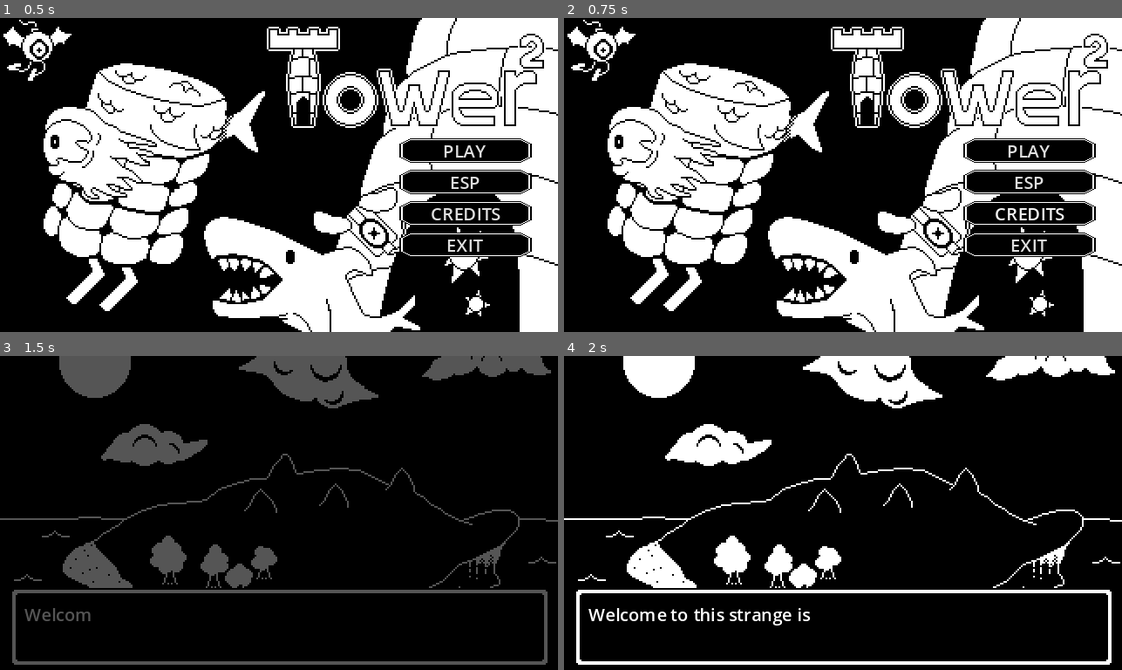
Above: before the commit, frames 1-4 (two rows, left to right).
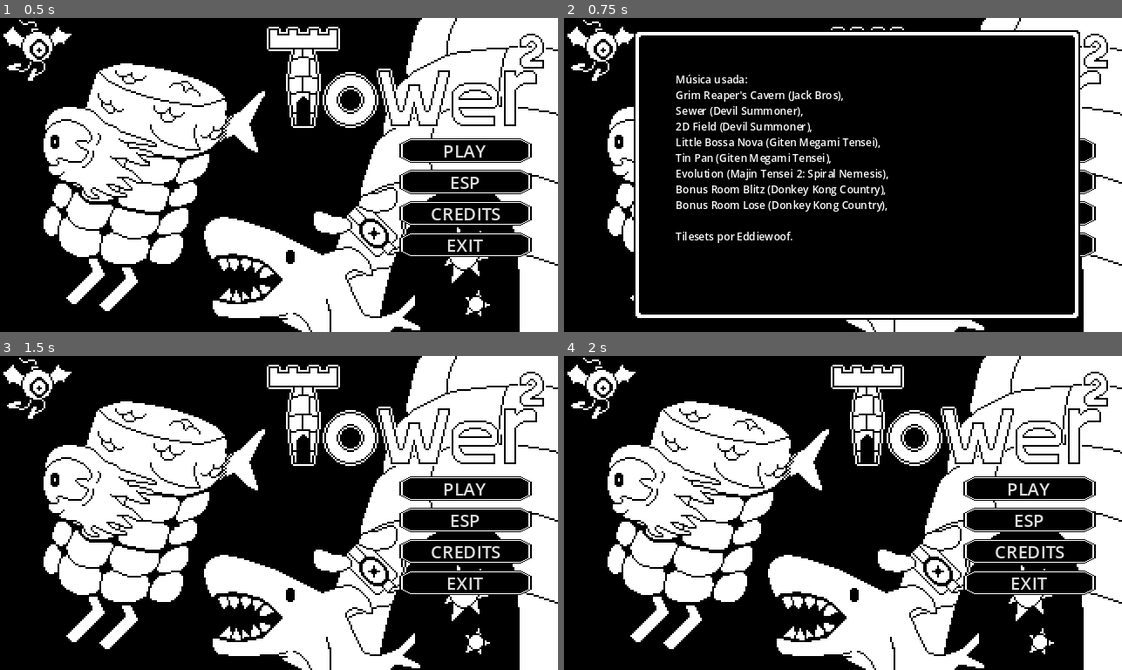
Above: after the commit, the same moments.

Repository: EricElMagenta/TowerSquared
Game: Godot game, scene res://ui/main_menu/main_menu.tscn
The game is run twice, just before and just after one commit, with the same random seed, the same clock (stepped at 60 frames per second) and the same inputs.
Inputs:
- Up to frame 1 (0.5 s): no input
- Up to frame 2 (0.75 s): click "CREDITS" at 0.5 s
- Up to frame 3 (1.5 s): click "PLAY" at 1.25 s
- Up to frame 4 (2 s): no input

Frame 1 is identical in both runs. In frame 2, 36% of the frame differs, in the area x 12-93%, y 3-97%; in frame 3, 50%, in the area x 0-100%, y 0-100%; in frame 4, 44%.

Commit message:
Agregada música al menú

Diff:
--- a/cutscenes/tutorial_tower/tutorial_intro_cutscene.gd
+++ b/cutscenes/tutorial_tower/tutorial_intro_cutscene.gd
@@ -4,6 +4,7 @@
 
 func play_sound():
 	GameManager.sharked_player = false
+	AudioManager.music.stop()
 	sfx.play()
 
 func go_next_scene():
--- a/entities/enemies/enemy_dynamite.gd
+++ b/entities/enemies/enemy_dynamite.gd
@@ -40,6 +40,7 @@
 
 func get_destroyed():
 	speed = 0
+	set_collision_layer_value(3, false)
 	hitbox.set_collision_mask_value(2, false)
 	hitbox.set_collision_mask_value(5, false)
 	animated_sprite_2d.play("explode")
--- a/entities/enemies/enemy_flying_bomb.gd
+++ b/entities/enemies/enemy_flying_bomb.gd
@@ -64,6 +64,7 @@
 
 func get_destroyed():
 	speed = 0
+	set_collision_layer_value(3, false)
 	hitbox.set_collision_mask_value(2, false)
 	AudioManager.play_explosion()
 	animated_sprite_2d.play("explode")
--- a/entities/enemies/enemy_shark.gd
+++ b/entities/enemies/enemy_shark.gd
@@ -86,6 +86,7 @@
 
 func get_destroyed():
 	ded = true
+	set_collision_layer_value(3, false)
 	hitbox.set_collision_mask_value(2, false)
 	hitbox.set_collision_mask_value(5, false)
 	animated_sprite_2d.play("explode")
--- a/entities/npcs/jukebox.gd
+++ b/entities/npcs/jukebox.gd
@@ -1,5 +1,5 @@
 extends Area2D
-var songs = ["secret_level", "tutorial_tower", "floor_plaza", "sea_tower", "world_map", "techno_tower"]
+var songs = ["secret_level", "tutorial_tower", "floor_plaza", "sea_tower", "world_map", "techno_tower", "menu"]
 
 func _ready():
     if !AudioManager.music.playing || AudioManager.current_music.to_lower() != "tutorial_tower": AudioManager.change_song(songs[AudioManager.music_index])
--- a/entities/player/floors/player_propeller_floor.gd
+++ b/entities/player/floors/player_propeller_floor.gd
@@ -12,6 +12,7 @@
 
 func release_propeller():
 	$AnimatedSprite2D.play("idle")
+	AudioManager.play_explosion()
 	player.remote_transform_2d.set_update_position(true)
 
 # ACTIVA EL PROPULSOR (MIENTRAS MÁS SE CARGA, MÁS RÁPIDO AL SOLTAR)
--- a/entities/player/player_resources/player_input_actions.gd
+++ b/entities/player/player_resources/player_input_actions.gd
@@ -12,3 +12,4 @@
 @export var shoot 			: StringName = "shoot"
 @export var action			: StringName = "action"
 @export var stop_action		: StringName = "stop_action"
+@export var talk		: StringName = "talk"
--- a/entities/player/player_world_icon.gd
+++ b/entities/player/player_world_icon.gd
@@ -6,6 +6,7 @@
 # NODOS
 @onready var animated_sprite_2d = $AnimatedSprite2D
 @onready var zone_detect = $ZoneDetect
+@onready var talk_prompt = $TalkPrompt
 
 # VARIABLES
 const SPEED = 100
@@ -13,6 +14,7 @@
 
 ##################################### FUNCIONES PRINCIPALES ###############################
 func _ready():
+	talk_prompt.visible = false
 	animated_sprite_2d.play("idle")
 	if GameManager.sharked_player: animated_sprite_2d.offset.y -= SHARK_SPRITE_OFFSET
 	position = GameManager.player_map_position
@@ -59,7 +61,7 @@
 
 func detect_zone():
 	for area in zone_detect.get_overlapping_areas():
-		if Input.is_action_just_pressed(actions.action):
+		if Input.is_action_just_pressed(actions.talk):
 			if area.has_method("toogle_level_selector") && GameManager.is_level_selectable(area.name.to_lower(), (area.name.erase(len(area.name)-5, len(area.name))+"_1").to_lower()):
 				area.toogle_level_selector()
 				GameManager.player_map_position = area.position + Vector2(0, 30)
@@ -68,8 +70,18 @@
 				area.go_to_next_zone()
 				GameManager.player_map_position = area.position + Vector2(0, 30)
 
-			else: print(" no está disponible por ahora")
+			else:
+				AudioManager.play_inavlid_action()
+				$NotAvailablePanel.visible = true
+				await get_tree().create_timer(1).timeout
+				$NotAvailablePanel.visible = false
 
 func _on_zone_detect_area_entered(area):
 	if area is Area2D:
+		talk_prompt.visible = true
 		AudioManager.play_map_zone_notification()
+
+
+func _on_zone_detect_area_exited(area:Area2D):
+	if area is Area2D:
+		talk_prompt.visible = false
--- a/entities/player/player_world_icon.tscn
+++ b/entities/player/player_world_icon.tscn
@@ -9,6 +9,7 @@
 [ext_resource type="Texture2D" uid="uid://dh1lfbjk5d2d1" path="res://assets/player/player-world-icon-sheet12.png" id="7_c3n3h"]
 [ext_resource type="Texture2D" uid="uid://db118toec87su" path="res://assets/player/player-world-icon-sheet9.png" id="8_5xon1"]
 [ext_resource type="Texture2D" uid="uid://dkd2de12c3h5l" path="res://assets/player/player-world-icon-sheet10.png" id="9_lwty5"]
+[ext_resource type="PackedScene" uid="uid://cg73ce71qhivk" path="res://ui/text_box/talk_prompt.tscn" id="10_4ilo0"]
 
 [sub_resource type="RectangleShape2D" id="RectangleShape2D_qylon"]
 size = Vector2(16, 6)
@@ -131,4 +132,22 @@
 shape = SubResource("RectangleShape2D_rfgfd")
 debug_color = Color(0.800593, 0.313805, 0.095456, 0.42)
 
+[node name="TalkPrompt" parent="." instance=ExtResource("10_4ilo0")]
+offset_top = -24.0
+offset_bottom = -24.0
+
+[node name="NotAvailablePanel" type="PanelContainer" parent="."]
+visible = false
+offset_left = -96.0
+offset_top = -40.0
+offset_right = 16.0
+offset_bottom = 22.0
+
+[node name="RichTextLabel" type="Label" parent="NotAvailablePanel"]
+layout_mode = 2
+theme_override_font_sizes/font_size = 10
+text = "not_available"
+horizontal_alignment = 1
+
 [connection signal="area_entered" from="ZoneDetect" to="." method="_on_zone_detect_area_entered"]
+[connection signal="area_exited" from="ZoneDetect" to="." method="_on_zone_detect_area_exited"]
--- a/project.godot
+++ b/project.godot
@@ -54,18 +54,14 @@
 }
 up={
 "deadzone": 0.5,
-"events": [Object(InputEventKey,"resource_local_to_scene":fa …(140 unchanged characters)… d":false,"keycode":0,"physical_keycode":87,"key_label":0,"unicode":119,"location":0,"echo":false,"script":null)
-, Object(InputEventKey,"resource_local_to_scene":false,"reso …(131 unchanged characters)… d":false,"keycode":0,"physical_keycode":4194320,"key_label":0,"unicode":0,"location":0,"echo":false,"script":null)
-, Object(InputEventJoypadMotion,"resource_local_to_scene":false,"resource_name":"","device":-1,"axis":1,"axis_value":-1.0,"script":null)
-, Object(InputEventJoypadButton,"resource_local_to_scene":false,"resource_name":"","device":-1,"button_index":11,"pressure":0.0,"pressed":false,"script":null)
+"events": [Object(InputEventKey,"resource_local_to_scene":fa …(140 unchanged characters)… d":false,"keycode":0,"physical_keycode":4194320,"key_label":0,"unicode":0,"location":0,"echo":false,"script":null)
+, Object(InputEventKey,"resource_local_to_scene":false,"reso …(131 unchanged characters)… d":false,"keycode":0,"physical_keycode":87,"key_label":0,"unicode":119,"location":0,"echo":false,"script":null)
 ]
 }
 down={
 "deadzone": 0.5,
 "events": [Object(InputEventKey,"resource_local_to_scene":false,"resource_name":"","device":-1,"window_id":0,"alt_press …(192 unchanged characters)…
 , Object(InputEventKey,"resource_local_to_scene":false,"resource_name":"","device":-1,"window_id":0,"alt_pressed":false …(186 unchanged characters)…
-, Object(InputEventJoypadMotion,"resource_local_to_scene":false,"resource_name":"","device":-1,"axis":1,"axis_value":1.0,"script":null)
-, Object(InputEventJoypadButton,"resource_local_to_scene":false,"resource_name":"","device":-1,"button_index":12,"pressure":0.0,"pressed":false,"script":null)
 ]
 }
 right={
@@ -92,14 +88,14 @@
 }
 swap_up={
 "deadzone": 0.5,
-"events": [Object(InputEventKey,"resource_local_to_scene":false,"resource_name":"","device":0,"window_id":0,"alt_pressed":false,"shift_pressed":false,"ctrl_pressed":false,"meta_pressed":false,"pressed":false,"keycode":0,"physical_keycode":69,"key_label":0,"unicode":0,"location":0,"echo":false,"script":null)
-, Object(InputEventJoypadButton,"resource_local_to_scene":false,"resource_name":"","device":-1,"button_index":10,"pressure":0.0,"pressed":false,"script":null)
+"events": [Object(InputEventJoypadButton,"resource_local_to_scene":false,"resource_name":"","device":-1,"button_index":10,"pressure":0.0,"pressed":false,"script":null)
+, Object(InputEventKey,"resource_local_to_scene":false,"resource_name":"","device":-1,"window_id":0,"alt_pressed":false,"shift_pressed":false,"ctrl_pressed":false,"meta_pressed":false,"pressed":false,"keycode":0,"physical_keycode":87,"key_label":0,"unicode":119,"location":0,"echo":false,"script":null)
 ]
 }
 swap_down={
 "deadzone": 0.5,
-"events": [Object(InputEventKey,"resource_local_to_scene":false,"resource_name":"","device":0,"window_id":0,"alt_pressed":false,"shift_pressed":false,"ctrl_pressed":false,"meta_pressed":false,"pressed":false,"keycode":0,"physical_keycode":81,"key_label":0,"unicode":0,"location":0,"echo":false,"script":null)
-, Object(InputEventJoypadButton,"resource_local_to_scene":false,"resource_name":"","device":-1,"button_index":9,"pressure":0.0,"pressed":false,"script":null)
+"events": [Object(InputEventJoypadButton,"resource_local_to_scene":false,"resource_name":"","device":-1,"button_index":9,"pressure":0.0,"pressed":false,"script":null)
+, Object(InputEventKey,"resource_local_to_scene":false,"resource_name":"","device":-1,"window_id":0,"alt_pressed":false,"shift_pressed":false,"ctrl_pressed":false,"meta_pressed":false,"pressed":false,"keycode":0,"physical_keycode":83,"key_label":0,"unicode":115,"location":0,"echo":false,"script":null)
 ]
 }
 shoot={
@@ -144,6 +140,11 @@
 , Object(InputEventJoypadButton,"resource_local_to_scene":false,"resource_name":"","device":-1,"button_index":4,"pressure":0.0,"pressed":false,"script":null)
 ]
 }
+talk={
+"deadzone": 0.5,
+"events": [Object(InputEventKey,"resource_local_to_scene":false,"resource_name":"","device":-1,"window_id":0,"alt_pressed":false,"shift_pressed":false,"ctrl_pressed":false,"meta_pressed":false,"pressed":false,"keycode":0,"physical_keycode":69,"key_label":0,"unicode":101,"location":0,"echo":false,"script":null)
+]
+}
 
 [internationalization]
 
--- a/sample.csv
+++ b/sample.csv
@@ -67,11 +67,11 @@
 demifloor_greet,I'm looking for the horned beast.,Busco a la bestia con cuernos.
 lucifloor_greet,Why does that floor want to hit me?,¿Por qué ese piso quiere golpearme?
 bart_floor_greet,I don't talk to losers.,No hablo con perdedores.
-floormon_greet,Hi. I'm Floormon.,Hola. Me llamo Pisomon.
-curious_floor_greet,What kind of floor is this?,¿Qué piso es este?
+floormon_greet,Hi. I'm Floormon.,Hola. Soy Pisomon.
+curious_floor_greet,What kind of floor is this?,¿Qué clase de piso es este?
 swing_floor_greet,Don't push me. I'll get dizzy.,No me empujes que me mareo.
 funky_floor_greet,Hey dude! Show those towers who is the boss!,¡Hola amigo! ¡Muéstrale a esas torres quién es el jefe!
-caveman_floor_greet,Me like place.,Yo gustar aquí.
+caveman_floor_greet,Me like place.,Yo gustar lugar.
 guard_floor_greet,Go away! Nothing to see here.,¡Lárgate! No hay nada que ver aquí.
 guard_floor_scared_greet,Nobody told me what to do in cases like this!,¡Nadie me dijo qué hacer en casos como este!
 bartender_floor_greet,I heard the guard is afraid of sharks.,Escuché que el guardia le tiene terror a los tiburones.
@@ -85,3 +85,6 @@
 select_techno,Techno Tower,Torre Tecno
 select_exit,Exit,Salir
 not_available,Not available in demo.,No disponible en la demo.
+,,
+#MAPA,,
+not_available,Not available in demo.,No disponible en la demo.
--- a/singleton/AudioManager.tscn
+++ b/singleton/AudioManager.tscn
@@ -112,6 +112,6 @@
 
 [node name="Music" type="AudioStreamPlayer" parent="."]
 process_mode = 3
-volume_db = -10.0
+volume_db = -15.0
 autoplay = true
 bus = &"Music"
--- a/states/air_jump.gd
+++ b/states/air_jump.gd
@@ -24,8 +24,8 @@
 
 	###################### HABILIDADES ################################
 	# SWAP DE PISOS
-	if Input.is_action_just_pressed(parent.actions.swap_up): parent.swap_floors("up")
-	if Input.is_action_just_pressed(parent.actions.swap_down): parent.swap_floors("down")
+	if Input.is_action_just_pressed(parent.actions.swap_up) && parent.floor_manager.get_total_floors() > 1: parent.swap_floors("up")
+	if Input.is_action_just_pressed(parent.actions.swap_down) && parent.floor_manager.get_total_floors() > 1: parent.swap_floors("down")
 
 	# DISPARA AL HACER CLICK SI TIENE OJOS
 	if parent.get_floor_count("eye_floor") && Input.is_action_just_pressed(parent.actions.shoot): parent.shoot_fireball.emit()
--- a/states/fall.gd
+++ b/states/fall.gd
@@ -20,8 +20,8 @@
 
 	###################### HABILIDADES ################################
 	# SWAP DE PISOS
-	if Input.is_action_just_pressed(parent.actions.swap_up): parent.swap_floors("up")
-	if Input.is_action_just_pressed(parent.actions.swap_down): parent.swap_floors("down")
+	if Input.is_action_just_pressed(parent.actions.swap_up) && parent.floor_manager.get_total_floors() > 1: parent.swap_floors("up")
+	if Input.is_action_just_pressed(parent.actions.swap_down) && parent.floor_manager.get_total_floors() > 1: parent.swap_floors("down")
 
 	# DISPARA AL HACER CLICK SI TIENE OJOS
 	if parent.get_floor_count("eye_floor") && Input.is_action_just_pressed(parent.actions.shoot): parent.shoot_fireball.emit()
--- a/states/idle.gd
+++ b/states/idle.gd
@@ -28,8 +28,8 @@
 
 	###################### HABILIDADES ################################
 	# SWAP DE PISOS
-	if Input.is_action_just_pressed(parent.actions.swap_up): parent.swap_floors("up")
-	if Input.is_action_just_pressed(parent.actions.swap_down): parent.swap_floors("down")
+	if Input.is_action_just_pressed(parent.actions.swap_up) && parent.floor_manager.get_total_floors() > 1: parent.swap_floors("up")
+	if Input.is_action_just_pressed(parent.actions.swap_down) && parent.floor_manager.get_total_floors() > 1: parent.swap_floors("down")
 
 	# DISPARA AL HACER CLICK SI TIENE OJOS
 	if parent.get_floor_count("eye_floor") && Input.is_action_just_pressed(parent.actions.shoot): parent.shoot_fireball.emit()
@@ -59,24 +59,24 @@
 				parent.talk_prompt.visible = true
 
 				# Habla con el NPC si se oprime el botón
-				if Input.is_action_just_pressed(parent.actions.up):
+				if Input.is_action_just_pressed(parent.actions.talk):
 					area.talk_to_player()
 					state_transition.emit(self, "Talking")
 					parent.talking_to = area
 
 			if area.has_method("change_music"):
 				parent.talk_prompt.visible = true
-				if Input.is_action_just_pressed(parent.actions.up):
+				if Input.is_action_just_pressed(parent.actions.talk):
 					area.change_music()
 
 			if area.name.to_lower() == "door":
 				parent.talk_prompt.visible = true
-				if Input.is_action_just_pressed(parent.actions.up):
+				if Input.is_action_just_pressed(parent.actions.talk):
 					parent.enter_door.emit()
 
 			if GameManager.scared_guard && area.name.to_lower() == "secretdoor":
 				parent.talk_prompt.visible = true
-				if Input.is_action_just_pressed(parent.actions.up):
+				if Input.is_action_just_pressed(parent.actions.talk):
 					parent.enter_secret_door.emit()
 
 
--- a/states/jump.gd
+++ b/states/jump.gd
@@ -23,8 +23,8 @@
 
 	###################### HABILIDADES ################################
 	# SWAP DE PISOS
-	if Input.is_action_just_pressed(parent.actions.swap_up): parent.swap_floors("up")
-	if Input.is_action_just_pressed(parent.actions.swap_down): parent.swap_floors("down")
+	if Input.is_action_just_pressed(parent.actions.swap_up) && parent.floor_manager.get_total_floors() > 1: parent.swap_floors("up")
+	if Input.is_action_just_pressed(parent.actions.swap_down) && parent.floor_manager.get_total_floors() > 1: parent.swap_floors("down")
 
 	# DISPARA AL HACER CLICK SI TIENE OJOS
 	if parent.get_floor_count("eye_floor") && Input.is_action_just_pressed(parent.actions.shoot): parent.shoot_fireball.emit()
--- a/states/sharked_idle.gd
+++ b/states/sharked_idle.gd
@@ -29,19 +29,19 @@
                 parent.talk_prompt.visible = true
 
                 # Habla con el NPC si se oprime el botón
-                if Input.is_action_just_pressed(parent.actions.up):
+                if Input.is_action_just_pressed(parent.actions.talk):
                     area.talk_to_player()
                     state_transition.emit(self, "SharkedTalk")
                     parent.talking_to = area
 
             if area.name.to_lower() == "door":
                 parent.talk_prompt.visible = true
-                if Input.is_action_just_pressed(parent.actions.up):
+                if Input.is_action_just_pressed(parent.actions.talk):
                     parent.enter_door.emit()
 
             if GameManager.scared_guard && area.name.to_lower() == "secretdoor":
                 parent.talk_prompt.visible = true
-                if Input.is_action_just_pressed(parent.actions.up):
+                if Input.is_action_just_pressed(parent.actions.talk):
                     parent.enter_secret_door.emit()
 
 func Exit():
--- a/states/swim_idle.gd
+++ b/states/swim_idle.gd
@@ -31,8 +31,8 @@
 
 	###################### HABILIDADES ################################
 	# SWAP DE PISOS
-	if Input.is_action_just_pressed(parent.actions.swap_up): parent.swap_floors("up")
-	if Input.is_action_just_pressed(parent.actions.swap_down): parent.swap_floors("down")
+	if Input.is_action_just_pressed(parent.actions.swap_up) && parent.floor_manager.get_total_floors() > 1: parent.swap_floors("up")
+	if Input.is_action_just_pressed(parent.actions.swap_down) && parent.floor_manager.get_total_floors() > 1: parent.swap_floors("down")
 
 	# DISPARA AL HACER CLICK SI TIENE OJOS
 	if parent.get_floor_count("eye_floor") && Input.is_action_just_pressed(parent.actions.shoot): parent.shoot_fireball.emit()
--- a/states/swim_move.gd
+++ b/states/swim_move.gd
@@ -31,8 +31,8 @@
 
 	###################### HABILIDADES ################################
 	# SWAP DE PISOS
-	if Input.is_action_just_pressed(parent.actions.swap_up): parent.swap_floors("up")
-	if Input.is_action_just_pressed(parent.actions.swap_down): parent.swap_floors("down")
+	if Input.is_action_just_pressed(parent.actions.swap_up) && parent.floor_manager.get_total_floors() > 1: parent.swap_floors("up")
+	if Input.is_action_just_pressed(parent.actions.swap_down) && parent.floor_manager.get_total_floors() > 1: parent.swap_floors("down")
 
 	# DISPARA AL HACER CLICK SI TIENE OJOS
 	if parent.get_floor_count("eye_floor") && Input.is_action_just_pressed(parent.actions.shoot): parent.shoot_fireball.emit()
--- a/states/walk.gd
+++ b/states/walk.gd
@@ -28,8 +28,8 @@
 
 	###################### HABILIDADES ################################
 	# SWAP DE PISOS
-	if Input.is_action_just_pressed(parent.actions.swap_up): parent.swap_floors("up")
-	if Input.is_action_just_pressed(parent.actions.swap_down): parent.swap_floors("down")
+	if Input.is_action_just_pressed(parent.actions.swap_up) && parent.floor_manager.get_total_floors() > 1: parent.swap_floors("up")
+	if Input.is_action_just_pressed(parent.actions.swap_down) && parent.floor_manager.get_total_floors() > 1: parent.swap_floors("down")
 
 	# DISPARA AL HACER CLICK SI TIENE OJOS
 	if parent.get_floor_count("eye_floor") && Input.is_action_just_pressed(parent.actions.shoot): parent.shoot_fireball.emit()
--- a/ui/main_menu/main_menu.gd
+++ b/ui/main_menu/main_menu.gd
@@ -1,4 +1,10 @@
 extends Control
+
+@onready var credits_panel = $PanelContainer
+@onready var exit_credits_panel = $ExitCreditButtons
+
+func _ready():
+	if !AudioManager.music.playing || AudioManager.current_music.to_lower() != "menu": AudioManager.change_song("menu")
 
 func _on_play_btn_pressed():
 	AudioManager.play_dialogue_sound()
@@ -10,8 +16,15 @@
 	elif TranslationServer.get_locale() == "en": TranslationServer.set_locale("es")
 
 func _on_credits_btn_pressed():
+	exit_credits_panel.visible = true
+	credits_panel.visible = true
 	AudioManager.play_dialogue_sound()
 
 func _on_exit_btn_pressed():
 	AudioManager.play_dialogue_sound()
 	get_tree().quit()
+
+
+func _on_exit_credit_buttons_pressed():
+	exit_credits_panel.visible = false
+	credits_panel.visible = false
--- a/ui/main_menu/main_menu.tscn
+++ b/ui/main_menu/main_menu.tscn
@@ -1,8 +1,20 @@
-[gd_scene load_steps=4 format=3 uid="uid://cnapw4wt8avbd"]
+[gd_scene load_steps=10 format=3 uid="uid://cnapw4wt8avbd"]
 
 [ext_resource type="Theme" uid="uid://i8ek1ejvkff1" path="res://ui/theme_button.tres" id="1_2vbbu"]
 [ext_resource type="Script" path="res://ui/main_menu/main_menu.gd" id="1_dl7wy"]
 [ext_resource type="Texture2D" uid="uid://dukfogiyc2h55" path="res://assets/UI/main_screen.png" id="2_fqon0"]
+
+[sub_resource type="StyleBoxEmpty" id="StyleBoxEmpty_vayls"]
+
+[sub_resource type="StyleBoxEmpty" id="StyleBoxEmpty_q51nr"]
+
+[sub_resource type="StyleBoxEmpty" id="StyleBoxEmpty_2cp73"]
+
+[sub_resource type="StyleBoxEmpty" id="StyleBoxEmpty_mqgrj"]
+
+[sub_resource type="StyleBoxEmpty" id="StyleBoxEmpty_4k7d3"]
+
+[sub_resource type="StyleBoxEmpty" id="StyleBoxEmpty_1esf3"]
 
 [node name="Control" type="Control"]
 layout_mode = 3
@@ -74,7 +86,47 @@
 theme_override_font_sizes/font_size = 10
 text = "main_4"
 
+[node name="PanelContainer" type="PanelContainer" parent="."]
+visible = false
+layout_mode = 0
+offset_left = 40.0
+offset_top = 7.0
+offset_right = 296.0
+offset_bottom = 173.0
+
+[node name="RichTextLabel" type="RichTextLabel" parent="PanelContainer"]
+layout_mode = 2
+theme_override_font_sizes/normal_font_size = 6
+text = "Música usada:
+Grim Reaper's Cavern (Jack Bros),
+Sewer (Devil Summoner),
+2D Field (Devil Summoner),
+Little Bossa Nova (Giten Megami Tensei),
+Tin Pan (Giten Megami Tensei),
+Evolution (Majin Tensei 2: Spiral Nemesis),
+Bonus Room Blitz (Donkey Kong Country),
+Bonus Room Lose (Donkey Kong Country),
+
+Tilesets por Eddiewoof."
+scroll_active = false
+
+[node name="ExitCreditButtons" type="Button" parent="."]
+visible = false
+custom_minimum_size = Vector2(180, 90)
+layout_mode = 2
+offset_left = -1.0
+offset_top = -1.0
+offset_right = 321.0
+offset_bottom = 181.0
+theme_override_styles/focus = SubResource("StyleBoxEmpty_vayls")
+theme_override_styles/disabled = SubResource("StyleBoxEmpty_q51nr")
+theme_override_styles/hover_pressed = SubResource("StyleBoxEmpty_2cp73")
+theme_override_styles/hover = SubResource("StyleBoxEmpty_mqgrj")
+theme_override_styles/pressed = SubResource("StyleBoxEmpty_4k7d3")
+theme_override_styles/normal = SubResource("StyleBoxEmpty_1esf3")
+
 [connection signal="pressed" from="MarginContainer/VBoxContainer/PanelContainerPlay/PlayBtn" to="." method="_on_play_btn_pressed"]
 [connection signal="pressed" from="MarginContainer/VBoxContainer/PanelContainerLang/LangBtn" to="." method="_on_lang_btn_pressed"]
 [connection signal="pressed" from="MarginContainer/VBoxContainer/PanelContainerCredits/CreditsBtn" to="." method="_on_credits_btn_pressed"]
 [connection signal="pressed" from="MarginContainer/VBoxContainer/PanelContainerExot/ExitBtn" to="." method="_on_exit_btn_pressed"]
+[connection signal="pressed" from="ExitCreditButtons" to="." method="_on_exit_credit_buttons_pressed"]
--- a/ui/text_box/talk_prompt.tscn
+++ b/ui/text_box/talk_prompt.tscn
@@ -1,24 +1,13 @@
-[gd_scene load_steps=6 format=3 uid="uid://cg73ce71qhivk"]
+[gd_scene load_steps=4 format=3 uid="uid://cg73ce71qhivk"]
 
 [ext_resource type="Script" path="res://ui/text_box/talk_prompt.gd" id="1_nav8c"]
-[ext_resource type="Texture2D" uid="uid://5patjf10epir" path="res://assets/UI/talk-sign.png" id="1_tqlch"]
-
-[sub_resource type="AtlasTexture" id="AtlasTexture_2egcu"]
-atlas = ExtResource("1_tqlch")
-region = Rect2(0, 0, 15, 14)
-
-[sub_resource type="AtlasTexture" id="AtlasTexture_j1sjb"]
-atlas = ExtResource("1_tqlch")
-region = Rect2(15, 0, 15, 14)
+[ext_resource type="Texture2D" uid="uid://7iwqj225gg" path="res://assets/UI/prompt-e.png" id="2_a012r"]
 
 [sub_resource type="SpriteFrames" id="SpriteFrames_4u46e"]
 animations = [{
 "frames": [{
-"duration": 10.0,
-"texture": SubResource("AtlasTexture_2egcu")
-}, {
-"duration": 10.0,
-"texture": SubResource("AtlasTexture_j1sjb")
+"duration": 1.0,
+"texture": ExtResource("2_a012r")
 }],
 "loop": true,
 "name": &"default",
--- a/world/misc/tower_sea.gd
+++ b/world/misc/tower_sea.gd
@@ -27,7 +27,7 @@
 	if GameManager.is_level_selectable("seatower", "sea_6"): button_level_6.visible = true
 	if GameManager.is_level_selectable("seatower", "sea_7"): button_level_7.visible = true
 
-	if GameManager.tutorial_tower_clear: $ClearFlag.visible = true
+	if GameManager.sea_tower_clear: $ClearFlag.visible = true
 
 var is_paused:bool = false:
 	set(value):
--- a/world/tutorial/tutorial_1.tscn
+++ b/world/tutorial/tutorial_1.tscn
@@ -73,7 +73,7 @@
 dialogue = "tutorial_question_floor_1"
 
 [node name="Player" parent="." instance=ExtResource("3_i03aw")]
-position = Vector2(1146, -291)
+position = Vector2(24, 80)
 metadata/_edit_group_ = true
 
 [node name="RemoteTransform2D" type="RemoteTransform2D" parent="Player"]
@@ -86,7 +86,7 @@
 position = Vector2(719, 32)
 
 [node name="Camera2D" type="Camera2D" parent="."]
-position = Vector2(1146, -291)
+position = Vector2(24, 80)
 offset = Vector2(0, -50)
 limit_left = -190
 
--- a/world/tutorial/tutorial_3.tscn
+++ b/world/tutorial/tutorial_3.tscn
@@ -142,6 +142,6 @@
 texture = ExtResource("16_nfjny")
 
 [node name="NPC" parent="." instance=ExtResource("17_oxxwh")]
-position = Vector2(355, 177)
+position = Vector2(338, 177)
 sprite_frames = SubResource("SpriteFrames_clm8d")
 dialogue = "tutorial_question_floor_3"
Binary file added: assets/UI/prompt-e.png
Not shown, added: assets/UI/prompt-e.png.import
Binary file changed: assets/UI/swapping.png
Binary file added: assets/world/prompt-E.png
Not shown, added: assets/world/prompt-E.png.import
Not shown: 1 places in entities/player/player_world_icon.tscn that only renumber resources
Binary file added: entities/player/prompt-e.png
Not shown, added: entities/player/prompt-e.png.import
Binary file changed: sample.en.translation
Binary file changed: sample.es.translation
